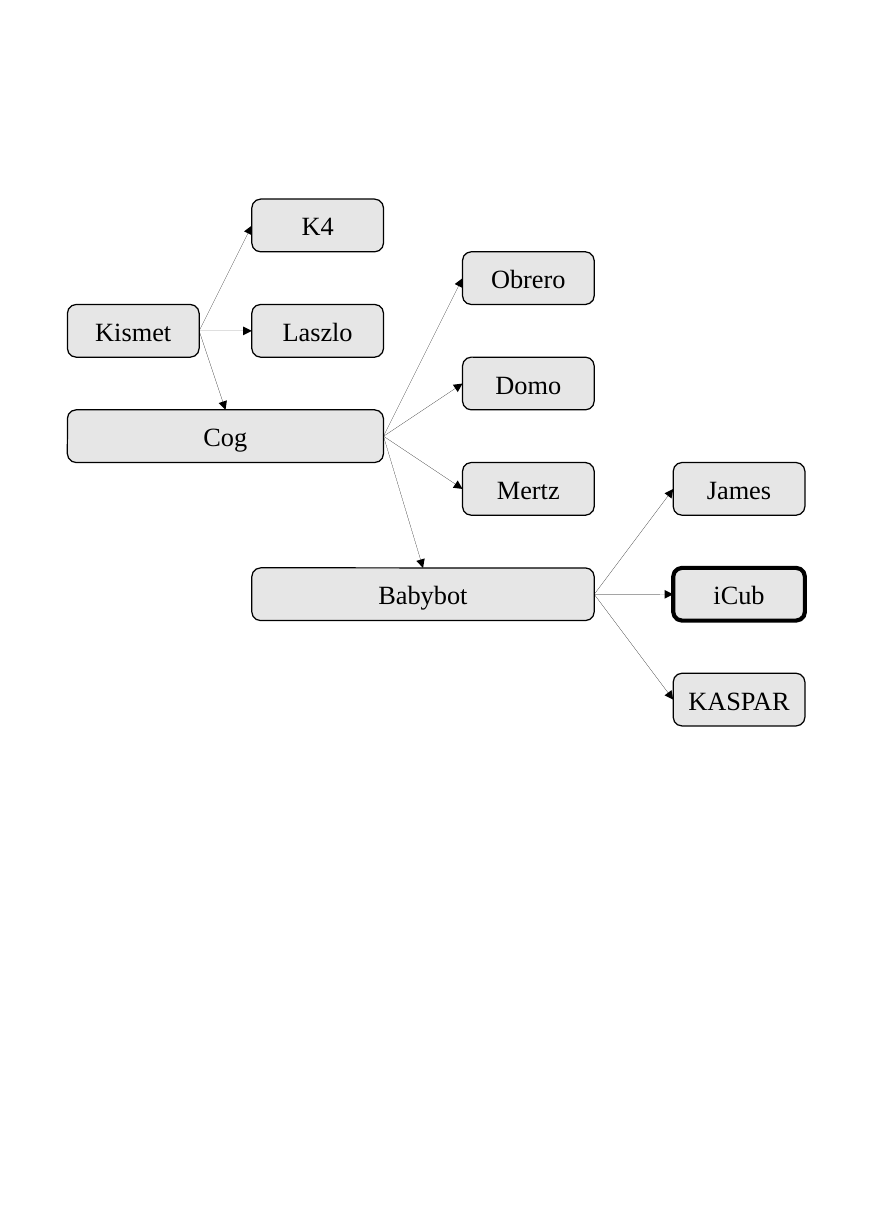
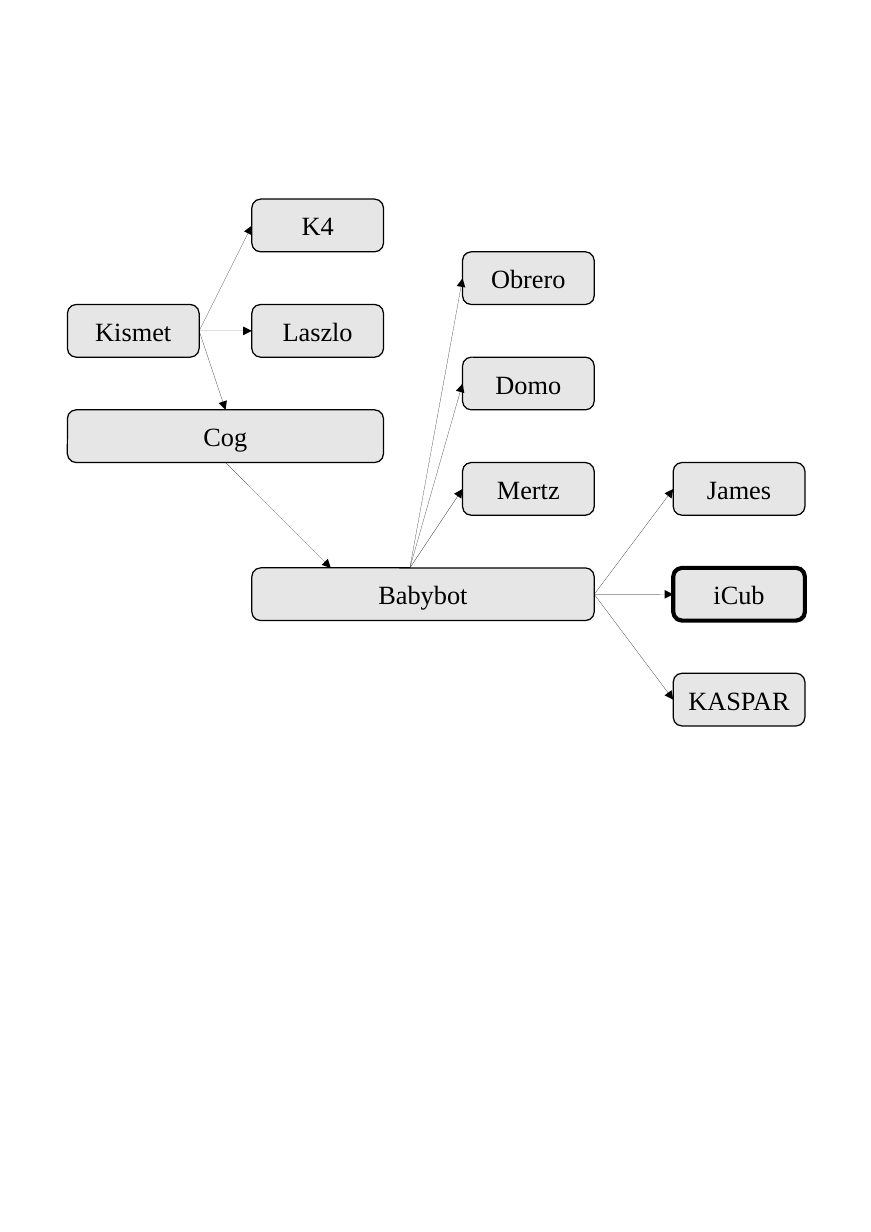
Before and after one commit to duchere/svn2git-yarp-papers, a slide deck: slide 1 of humantech07/fig-family.odp. Drawn at 871x1232 pixels with LibreOffice and Linux fonts; fonts in the diff are those of the drawing. Boxes give left, top, right and bottom in pixels: in the first picture for what was removed or moved away, otherwise in the second. Text is boxed around its words. In the diff, an @@ line names an element or a change of style, - is before the commit and + after.

```diff
--- a/humantech07/fig-family.odp
+++ b/humantech07/fig-family.odp
@@ arrow moved from (383, 436) - (462, 278) to (410, 568) - (462, 278) @@
@@ arrow moved from (383, 436) - (462, 383) to (410, 568) - (462, 383) @@
@@ arrow moved from (383, 436) - (423, 568) to (225, 462) - (331, 568) @@
@@ arrow moved from (383, 436) - (462, 489) to (410, 568) - (462, 489) @@
@@ line added from (331, 568) to (410, 568), #000000 0 pt @@
```
Also in this commit, not shown: 1 other file.
